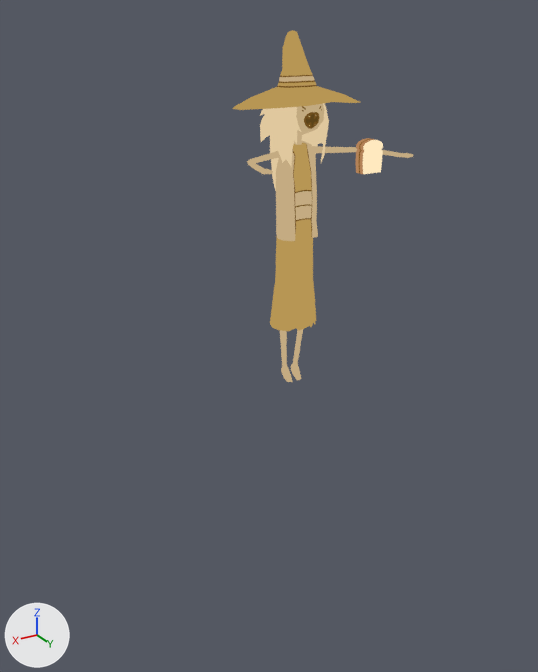
One commit to the glTF model godot/assets/models/battle/summons/Sandwitch.glb: the scene before it, then after it.
Before and after are seen from a 50 mm camera at (0.405, 0.623, 0.336) aimed at (0.028, -0.005, 0.022). Lighting does not change. The marker at lower left points along +X, +Y and +Z. The picture after the commit comes second. Both versions are drawn at frame 2 of the action 'Sandwitch_Intro'; the numbers are the values there. Vertices at exactly the same position are counted once.

The first picture shows 'SandwichWitch'.
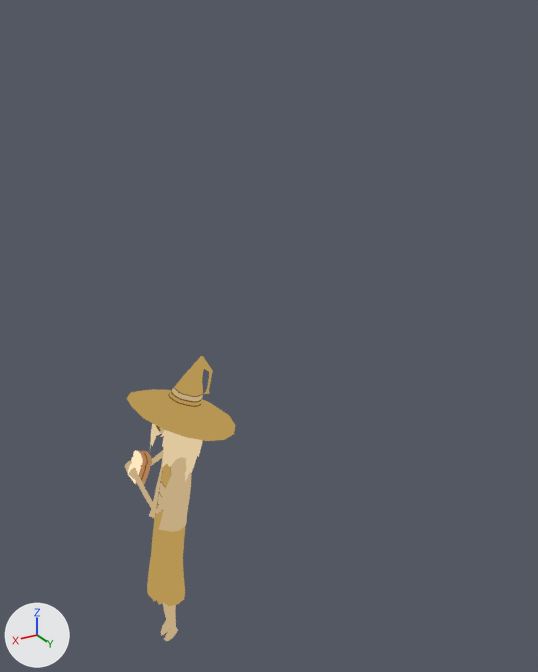
Boxes [x1, y1, x2, y2] around the edits, measured in the pictures (538 x 672 px; the box of a moved part takes in the faces that stretch with it):
'SandwichWitch', reshaped, moved, rescaled, turned: before [232, 30, 413, 382]; after [125, 356, 235, 641]
part 1 of me_sandwichwitch, moved or reshaped: before [280, 330, 293, 382]; after [161, 603, 171, 636]
part 2 of me_sandwichwitch, moved or reshaped: before [291, 329, 303, 380]; after [164, 605, 178, 641]
part 3 of me_sandwichwitch, moved or reshaped: before [270, 140, 318, 331]; after [147, 452, 191, 606]
part 4 of me_sandwichwitch, moved or reshaped (mostly hidden afterwards): before [294, 104, 324, 145]; after [156, 426, 164, 434]
part 5 of me_sandwichwitch, moved or reshaped: before [260, 103, 329, 191]; after [150, 423, 203, 482]
part 6 of me_sandwichwitch, moved or reshaped: before [356, 138, 383, 174]; after [128, 450, 152, 485]
part 7 of me_sandwichwitch, moved or reshaped: before [312, 146, 413, 158]; after [129, 460, 183, 514]
part 8 of me_sandwichwitch, moved or reshaped: before [247, 151, 280, 174]; after [125, 450, 163, 473]
part 9 of me_sandwichwitch, moved or reshaped: before [232, 30, 360, 110]; after [127, 356, 235, 441]

What changed in the scene script:
```text
Change me_sandwichwitch:
    used by ob_sandwichwitch; parent = ob_sandwitch; location = (-0.0045, -0.147, 2.557); rotation_euler = (1.571, 0.0, 0.0), in degrees (90, 0, 0); scale = (0.0231, 0.0226, 0.0229)
    remove me_sandwichwitch.from_pydata(...)  # 1165 vertices, 2226 faces; spans x -72.0..72.0, y -145.0..173.0, z -74.0..45.0
    add me_sandwichwitch.from_pydata(...)  # 1165 vertices, 2226 faces; spans x 1.0..4.0, y -2.0..1.0, z -7.0..0.0
    me_sandwichwitch part 1: the loose piece of 54 vertices spanning x 2.0..16.0, y -145.0..-61.0, z -10.0..5.0 is multiplied about its middle by the matrix ((0.0, -0.001, -0.023), (-0.023, 0.0, 0.0), (0.0, 0.023, -0.001)), then moved by (-6.0, 102.0, -3.0)
    me_sandwichwitch part 2: the loose piece of 54 vertices spanning x -16.0..-2.0, y -145.0..-61.0, z -10.0..5.0 is multiplied about its middle by the matrix ((0.0, -0.001, -0.023), (-0.023, 0.0, 0.0), (0.0, 0.023, -0.001)), then moved by (12.0, 103.0, -3.0)
    me_sandwichwitch part 3: the loose piece of 246 vertices spanning x -23.0..22.0, y -85.0..85.0, z -24.0..12.0 is multiplied about its middle by the matrix ((0.0, -0.003, -0.023), (-0.023, 0.0, 0.0), (0.0, 0.023, -0.003)), then moved by (3.0, 0.0, 2.0)
    me_sandwichwitch part 4: the loose piece of 99 vertices spanning x -21.0..21.0, y 81.0..128.0, z -32.0..8.0 is scaled about its middle by (-0.000272, 0.000179, -0.0253), then moved by (3.0, -105.0, 10.0)
    me_sandwichwitch part 5: the loose piece of 288 vertices spanning x -29.0..29.0, y 25.0..130.0, z -32.0..21.0 is multiplied about its middle by the matrix ((0.0, -0.006, -0.022), (-0.023, 0.0, 0.0), (0.0, 0.022, -0.006)), then moved by (3.0, -78.0, 4.0)
    me_sandwichwitch part 6: the loose piece of 34 vertices spanning x -51.0..-31.0, y 62.0..89.0, z -58.0..-48.0 is scaled about its middle by (0.000107, 0.000464, -0.0083), then moved by (45.0, -76.0, 51.0)
    me_sandwichwitch part 7: the loose piece of 117 vertices spanning x -72.0..-10.0, y 73.0..80.0, z -74.0..-5.0 is scaled about its middle by (-0.0183, 0.00586, -0.00388), then moved by (44.0, -76.0, 37.0)
    me_sandwichwitch part 8: the loose piece of 117 vertices spanning x 10.0..72.0, y 73.0..80.0, z -74.0..-5.0 is scaled about its middle by (0.018, -0.00467, -0.00358), then moved by (-38.0, -77.0, 37.0)
    me_sandwichwitch part 9: the loose piece of 156 vertices spanning x -54.0..54.0, y 112.0..173.0, z -58.0..45.0 is multiplied about its middle by the matrix ((0.0, -0.006, -0.022), (-0.023, 0.0, 0.0), (0.0, 0.022, -0.006)), then moved by (2.0, -143.0, 6.0)
Change ob_sandwichwitch:
    remove ob_sandwichwitch.parent = ob_sandwitch
    ob_sandwichwitch.rotation_euler: (1.571, 0.0, 0.0) -> (0.0, 0.0, 0.0)  # degrees (90, 0, 0) -> degrees (0, 0, 0)
    ob_sandwichwitch.location: (-0.0045, -0.147, 2.557) -> (0.0, 0.0, 0.0)
    ob_sandwichwitch.scale: (0.0231, 0.0226, 0.0229) -> (0.05, 0.05, 0.05)
```
